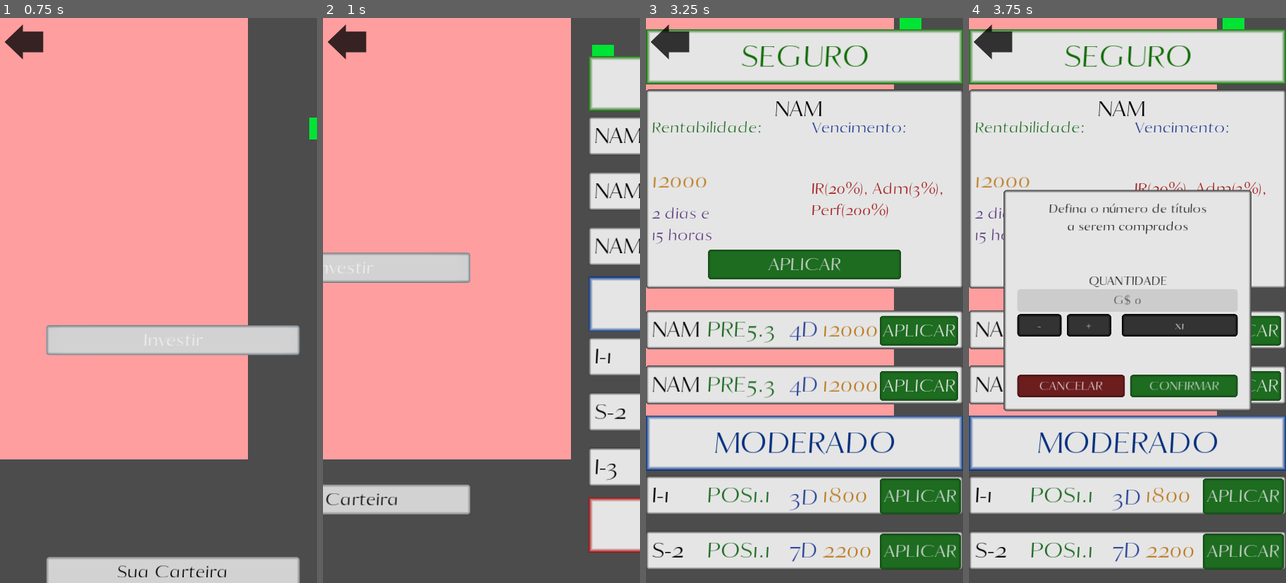
Above: before the commit, frames 1-4 (left to right).
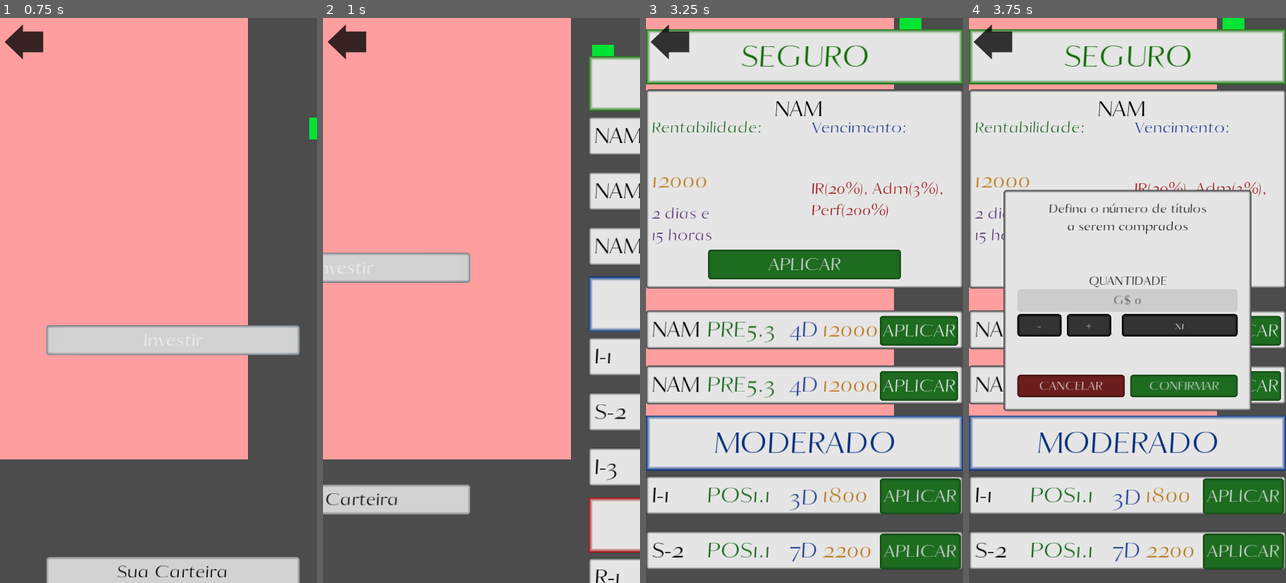
Above: after the commit, the same moments.

Repository: AndreMoukarzel/Grana-Preta
Game: Godot game, scene res://broker/Broker.tscn
Two runs of this game, one before a commit and one after it. Both use one fixed random seed, a clock stepped at 60 frames per second and the inputs below. This scene is started directly instead of the project's main scene.
Inputs:
- Up to frame 1 (0.75 s): click "Investir" at 0.5 s
- Up to frame 2 (1 s): no input
- Up to frame 3 (3.25 s): click "I-1" at 1.25 s; click "S-2" at 2 s; click "NAM" at 2.75 s
- Up to frame 4 (3.75 s): click "APLICAR" at 3.5 s

Frame 1 is identical in both runs. In frame 2, 0.7% of the frame differs, in the area x 84-100%, y 95-100%; in frame 3, less than 0.1%; in frame 4, nothing differs.
Error before the commit: Invalid get index '99' (on base: 'Array'). (res://broker/bond/BondGenerator.gd:38)
Error after the commit: Invalid get index '99' (on base: 'Array'). (res://broker/bond/BondGenerator.gd:43)

Commit message:
Base saving for generated Bonds

Diff:
--- a/Save.gd
+++ b/Save.gd
@@ -9,6 +9,8 @@
 var selic_last100 = []
 var inflation_last100 = []
 var last_index_iteration_date
+var available_bonds = []
+var bought_bonds = []
 
 
 func save():
@@ -114,3 +116,18 @@
 	days += today.day - past_date.day
 
 	return days
+
+
+func save_available_bond(Bond):
+	var bond_json = {
+		"bond_name" : Bond.bond_name,
+		"display_rentability" : Bond.display_rentability,
+		"rentability" : Bond.rentability,
+		"rentability_type" : Bond.rentability_type,
+		"expiration" : Bond.expiration,
+		"min_investment" : Bond.min_investment,
+		"min_time" : Bond.min_time,
+		"taxes" : Bond.taxes,
+		"creation_time" : Bond.creation_time
+	}
+	available_bonds.append(bond_json)
--- a/broker/bond/BondGenerator.gd
+++ b/broker/bond/BondGenerator.gd
@@ -13,6 +13,11 @@
 	generate_moderate_bonds(["S-1", "I-1"])
 	generate_moderate_bonds(["S-2", "I-2"])
 	generate_moderate_bonds(["S-3", "I-3"])
+	# Generate pos-fixated bonds provisionated on risky funds
+	generate_chanceful_bonds(["R-1", "X-1"])
+	generate_chanceful_bonds(["R-2", "X-2"])
+	generate_chanceful_bonds(["R-3", "X-3"])
+
 
 
 func generate_safe_bond(possible_names, index_name):
@@ -39,6 +44,7 @@
 	avg /= expiration[0]
 	rentability = index[99] + avg + rand_range(-2.0, 2.0) + ((min_time[0] * 24) + min_time[1]) * 0.06
 	Bond.setup(bond_name, rentability, "Pre-fixada", expiration, min_investment, min_time, taxes, OS.get_datetime())
+	Save.save_available_bond(Bond)
 
 
 func generate_moderate_bonds(possible_names):
@@ -55,19 +61,27 @@
 		expiration[0] += 1
 
 	Bond.setup(bond_name, rentability, "Pos-fixada", expiration, min_investment, min_time, taxes, OS.get_datetime())
+	Save.save_available_bond(Bond)
 
 
 func generate_chanceful_bonds(possible_names):
 	var Bond = BondDisplay.add_bond(BondDisplay.ChanceBonds)
 	var bond_name = possible_names[randi() % possible_names.size()]
 	var min_investment = 200 + randi() % 4801
-	var min_time = [round(rand_range(.0, 1.6)), (1 + randi() % 4) * 4]
-	var expiration = [min_time[0] + 2 + randi() % 12, min_time[1] + (randi() % 6) * 4]
-	var taxes = [22.5, rand_range(0.0, 2.5), 0] # IR, Adm, Performance
-	var rentability = rand_range(0.5, 6.0)
+	var min_time = [1, 0]
+	var expiration = [min_time[0] + 2 + randi() % 12, 0]
+	var taxes = [22.5, rand_range(0.0, 2.5), 20 + (5 * randi() % 2)] # IR, Adm, Performance
+	var rentability
+	var simulation = [0.0]
+	var avg = 0.0
 
-	if expiration[1] > 23: # Correct expiration
-		expiration[1] -= 24
-		expiration[0] += 1
+	for i in range(7):
+		simulation.append(simulation[i] + ((randf() - randf()) * 20))
+		avg += simulation[i]
+	avg += simulation[7]
+	avg /= 8
+	rentability = avg
 
-	Bond.setup(bond_name, rentability, "Pos-fixada", expiration, min_investment, min_time, taxes, OS.get_datetime())
+
+	Bond.setup(bond_name, rentability, "Prov", expiration, min_investment, min_time, taxes, OS.get_datetime())
+	Save.save_available_bond(Bond)
